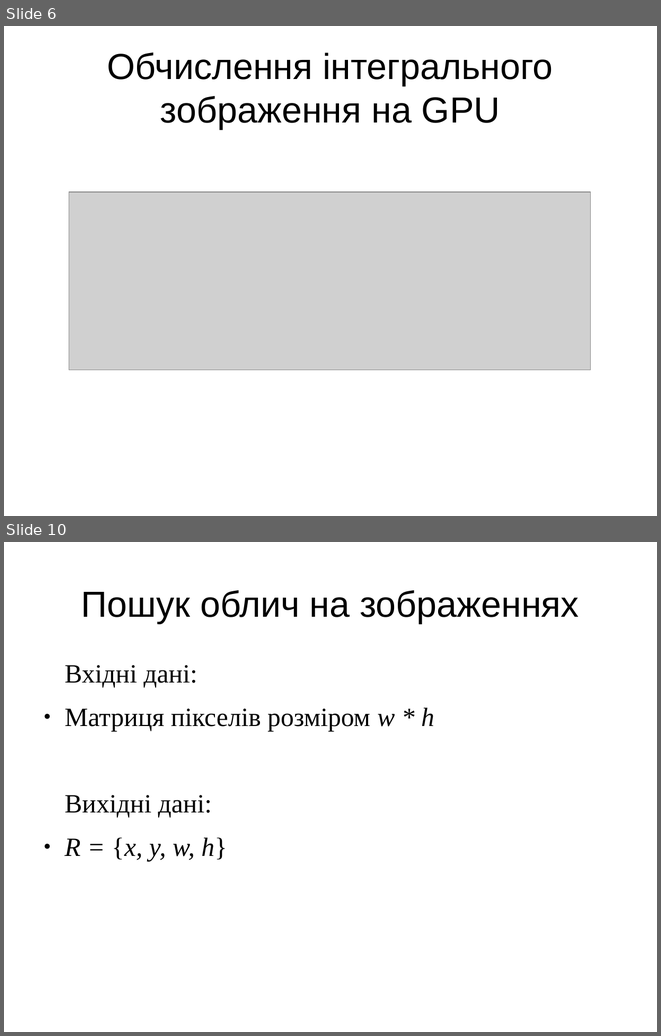
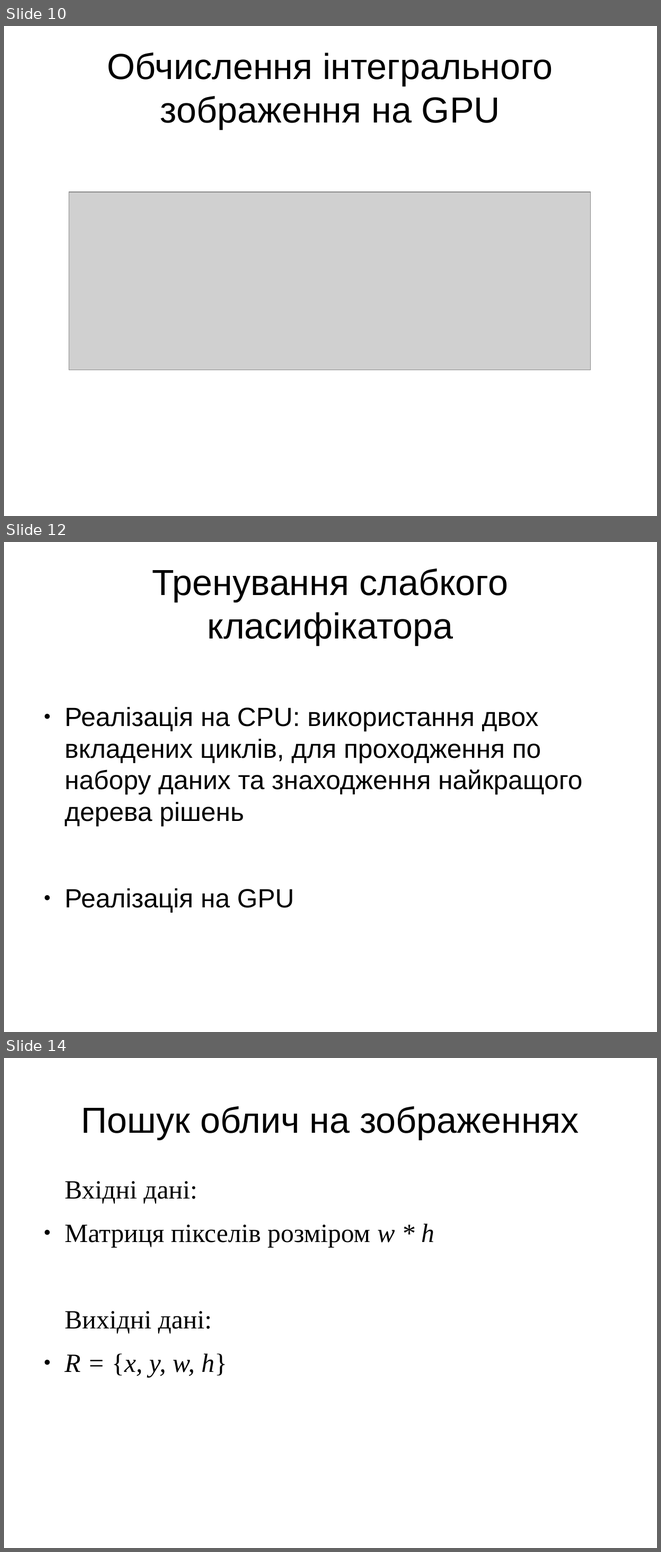
Before and after one commit to FaceDetect/gpu-face-detection, a slide deck: doc/presentation.odp. Shown one above the other, each under a label of ours: slides 6 and 10 before the commit, slides 10, 12 and 14 after it; the slides between them are not shown. The pictures are 661x1036 and 661x1552 pixels, drawn with LibreOffice and Linux fonts; fonts in the diff are those of the drawing; grey boxes stand for pictures. Boxes give left, top, right and bottom in pixels: in the first picture for what was removed or moved away, otherwise in the second. Text is boxed around its words. In the diff, an @@ line names an element or a change of style, - is before the commit and + after.

```diff
--- a/doc/presentation.odp
+++ b/doc/presentation.odp
@@ slide 12 added at [4, 542, 657, 1032], background #FFFFFF @@
@@ title added at [152, 568, 508, 645], 44 pt, text #000000 @@
+Тренування слабкого класифікатора
@@ text added at [64, 707, 582, 912], 32 pt, text #000000 @@
+● Реалізація на CPU: використання двох вкладених циклів, для проходження по набору даних та знаходження найкращого дерева рішень
+● Реалізація на GPU
@@ what was slide 6 is now slide 10 @@
@@ what was slide 10 is now slide 14 @@
```
Also in this commit, not shown: 2 slides changed, 6 other slides added.
